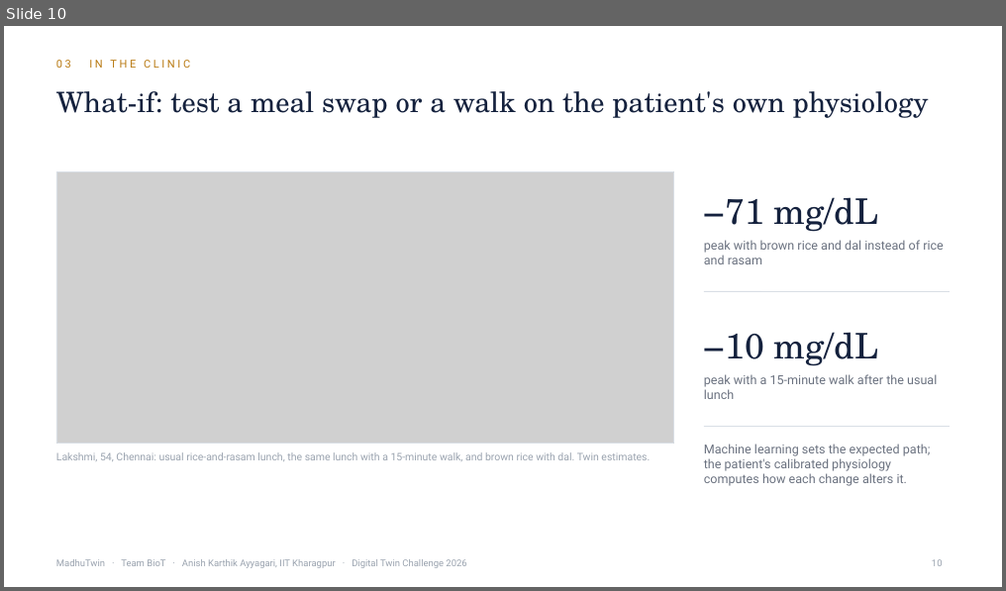
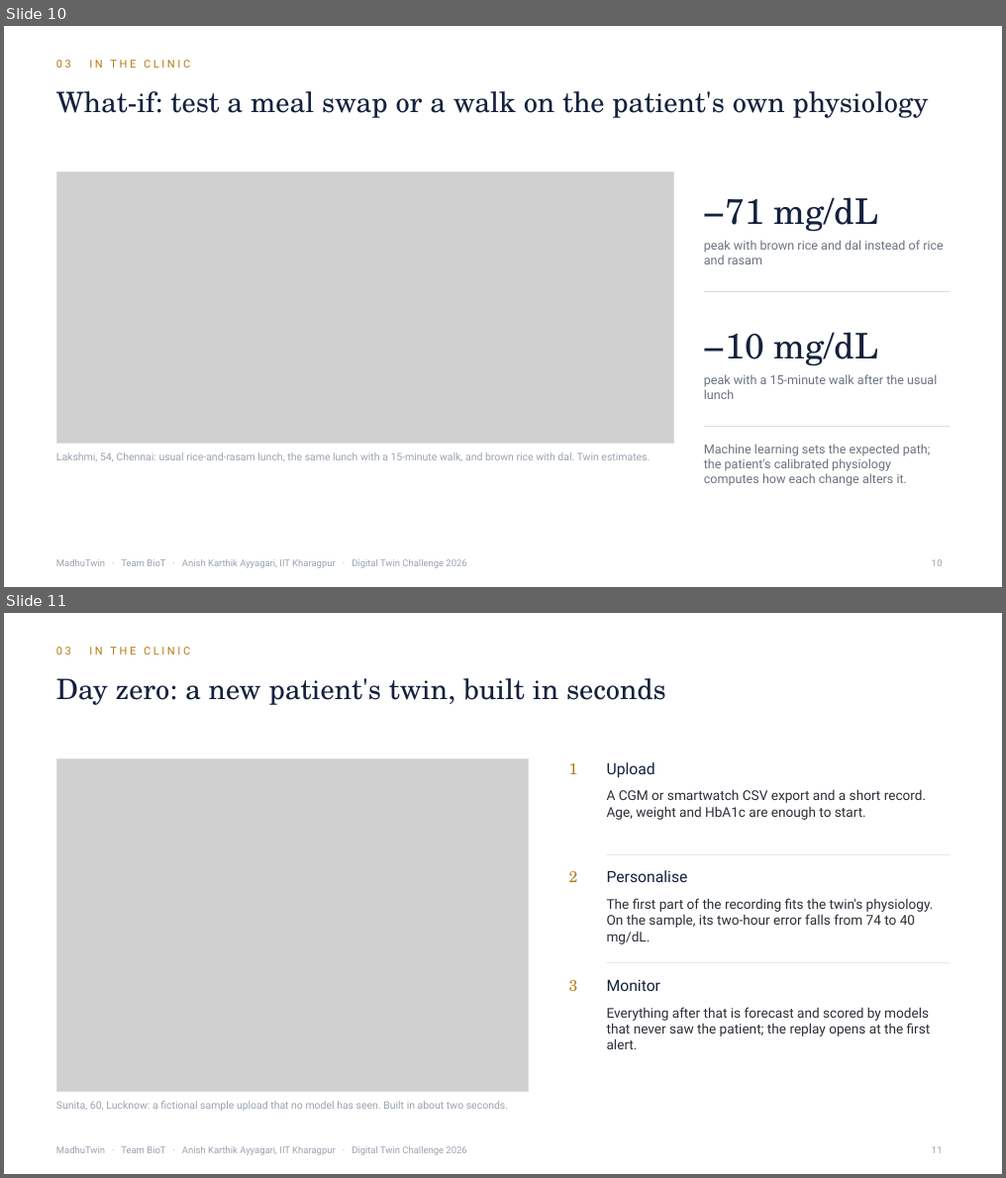
Before and after one commit to Realmer01/BioT_IIT_Kharagpur, a slide deck: docs/Presentation.pptx. Shown one above the other, each under a label of ours: slide 10 before the commit, slides 10 and 11 after it. The pictures are 1006x591 and 1006x1178 pixels, drawn with LibreOffice and Linux fonts; fonts in the diff are those of the drawing; grey boxes stand for pictures. Boxes give left, top, right and bottom in pixels: in the first picture for what was removed or moved away, otherwise in the second. Text is boxed around its words. In the diff, an @@ line names an element or a change of style, - is before the commit and + after.

Commit message:
Add new-patient onboarding to the presentation and architecture
- New slide: a new patient's twin built from a CSV upload, with the
  sample's personalisation result
- Roadmap and architecture diagram list onboarding; the CSV path is shown
  as an input to the live streams

```diff
--- a/docs/Presentation.pptx
+++ b/docs/Presentation.pptx
@@ slide 11 added at box(4, 613, 1002, 1174), background #FFFFFF; not listed: 1 template element that a slide beside it also shows @@
@@ text added at box(56, 647, 190, 655), 10.5 pt, text #B97A12 @@
+03 IN THE CLINIC
@@ title added at box(56, 678, 666, 705), 27 pt, text #14213D @@
+Day zero: a new patient's twin, built in seconds
@@ picture added at box(56, 759, 528, 1092) @@
@@ rectangle added at box(56, 759, 528, 1092), outline #D9DEE5 0.75 pt @@
@@ text added at box(569, 763, 578, 774), 15 pt, text #B97A12 @@
+1
@@ text added at box(607, 762, 655, 778), 15 pt, text #14213D @@
+Upload
@@ text added at box(607, 789, 926, 820), 13 pt, text #2A2F36 @@
+A CGM or smartwatch CSV export and a short record. Age, weight and HbA1c are enough to start.
@@ text added at box(569, 871, 578, 882), 15 pt, text #B97A12 @@
+2
@@ line added from (607, 855) to (949, 855), #D9DEE5 0.75 pt @@
@@ text added at box(607, 870, 688, 882), 15 pt, text #14213D @@
+Personalise
@@ text added at box(607, 898, 934, 945), 13 pt, text #2A2F36 @@
+The first part of the recording fits the twin's physiology. On the sample, its two-hour error falls from 74 to 40 mg/dL.
@@ line added from (607, 963) to (949, 963), #D9DEE5 0.75 pt @@
@@ text added at box(569, 980, 578, 992), 15 pt, text #B97A12 @@
+3
@@ text added at box(607, 979, 660, 991), 15 pt, text #14213D @@
+Monitor
@@ text added at box(607, 1007, 931, 1050), 13 pt, text #2A2F36 @@
+Everything after that is forecast and scored by models that never saw the patient; the replay opens at the first alert.
@@ text added at box(56, 1101, 508, 1111), 10 pt, text #9AA3AF @@
+Sunita, 60, Lucknow: a fictional sample upload that no model has seen. Built in about two seconds.
@@ page number added at box(932, 1147, 943, 1154), 9 pt, text #9AA3AF @@
+11
```
Also in this commit, not shown: 4 slides changed, 4 other files.
